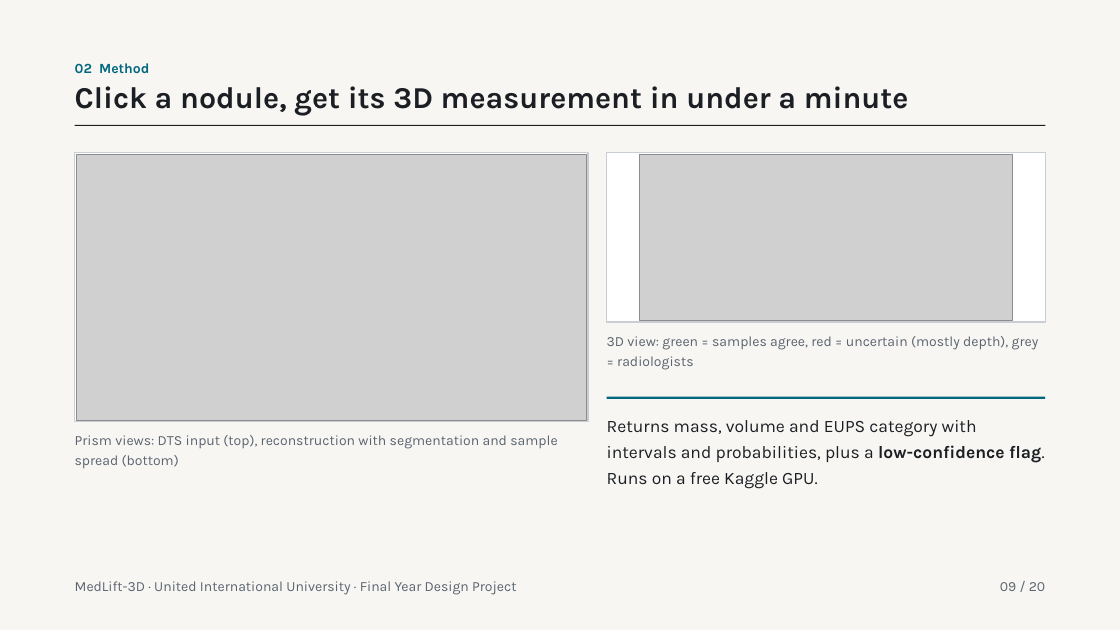
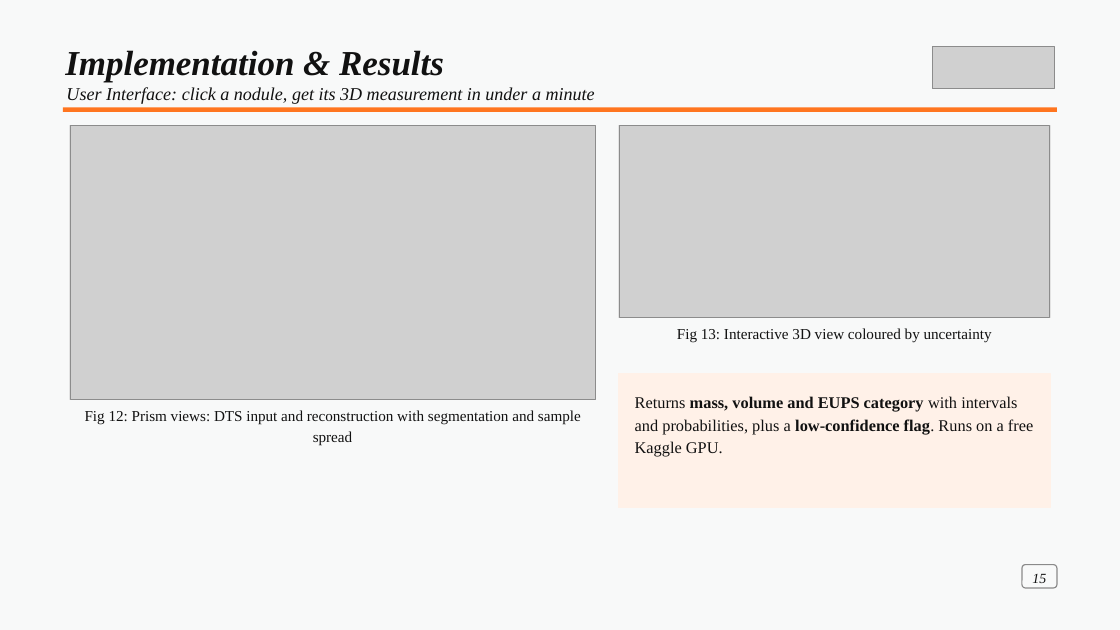
Before and after one commit to tcsquanta/medlift3d, a slide deck: slide 21 of report/MedLift3D_Defense.pptx (slide 9 before the commit). Drawn at 1120x630 pixels with LibreOffice and Linux fonts; fonts in the diff are those of the drawing; grey boxes stand for pictures. Boxes give left, top, right and bottom in pixels: in the first picture for what was removed or moved away, otherwise in the second. Text is boxed around its words. In the diff, an @@ line names an element or a change of style, - is before the commit and + after.

```diff
--- a/report/MedLift3D_Defense.pptx
+++ b/report/MedLift3D_Defense.pptx
@@ background #F7F6F2 to #F8F9F9 @@
@@ text added at (x1=65, y1=50, x2=444, y2=82), 30 pt, text #111111, bold, italic @@
+Implementation & Results
@@ picture added at (x1=933, y1=46, x2=1055, y2=88) @@
@@ text at (x1=66, y1=87, x2=595, y2=104): text changed; size 26 to 15.5 pt; font Karla to Times New Roman; text colour #1B1F24 to #111111; bold off; italic on @@
-Click a nodule, get its 3D measurement in under a minute
+User Interface: click a nodule, get its 3D measurement in under a minute
@@ text removed at (x1=75, y1=63, x2=149, y2=73) @@
-02 Method
@@ rectangle resized from (x1=75, y1=125, x2=1046, y2=126) to (x1=63, y1=108, x2=1057, y2=113) @@
@@ rectangle at (x1=63, y1=108, x2=1057, y2=113): fill #1B1F24 to #FF751F @@
@@ picture resized from (x1=76, y1=154, x2=586, y2=420) to (x1=70, y1=125, x2=595, y2=399) @@
@@ rectangle at (x1=70, y1=125, x2=595, y2=399): outline #C9CED4 1 pt to #E3E3E3 1 pt @@
@@ rectangle resized from (x1=75, y1=153, x2=588, y2=421) to (x1=70, y1=125, x2=595, y2=399) @@
@@ rectangle resized from (x1=607, y1=153, x2=1045, y2=322) to (x1=618, y1=125, x2=1050, y2=318) @@
@@ rectangle at (x1=618, y1=125, x2=1050, y2=318): outline #C9CED4 1 pt to #E3E3E3 1 pt @@
@@ picture resized from (x1=640, y1=154, x2=1012, y2=321) to (x1=619, y1=125, x2=1049, y2=318) @@
@@ text added at (x1=677, y1=328, x2=992, y2=343), 13 pt, text #111111 @@
+Fig 13: Interactive 3D view coloured by uncertainty
@@ text removed at (x1=607, y1=336, x2=1039, y2=370) @@
-3D view: green = samples agree, red = uncertain (mostly depth), grey = radiologists
@@ rectangle resized from (x1=607, y1=397, x2=1045, y2=399) to (x1=618, y1=373, x2=1050, y2=507) @@
@@ rectangle at (x1=618, y1=373, x2=1050, y2=507): fill #00677F to #FFF1E8; outline none to #FFF1E8 1 pt @@
@@ text at (x1=85, y1=410, x2=581, y2=425): text changed; size 12 to 13 pt; font Karla to Times New Roman; text colour #5B6470 to #111111 @@
-Prism views: DTS input (top), reconstruction with segmentation and sample spread (bottom)
+Fig 12: Prism views: DTS input and reconstruction with segmentation and sample spread
@@ text "Returns mass, volume and EUPS ..." moved from (x1=607, y1=420, x2=1044, y2=489) to (x1=635, y1=396, x2=1033, y2=457) @@
@@ text "Returns mass, volume and EUPS ..." at (x1=635, y1=396, x2=1033, y2=457): size 15 to 14 pt, font Karla to Times New Roman, text colour #1B1F24 to #111111; bold on in "mass, volume and EUPS category"; line spacing 1.25 to 1.15 @@
@@ rounded rectangle added at (x1=1023, y1=565, x2=1058, y2=588), outline #8A8A8A 1 pt @@
@@ text removed at (x1=75, y1=581, x2=516, y2=595) @@
-MedLift-3D · United International University · Final Year Design Project
@@ text removed at (x1=1000, y1=582, x2=1045, y2=591) @@
-09 / 20
@@ text added at (x1=1032, y1=573, x2=1046, y2=583), 12 pt, text #111111, italic @@
+15
```
Also in this commit, not shown: 14 other slides changed, 17 slides added, 5 slides removed.
